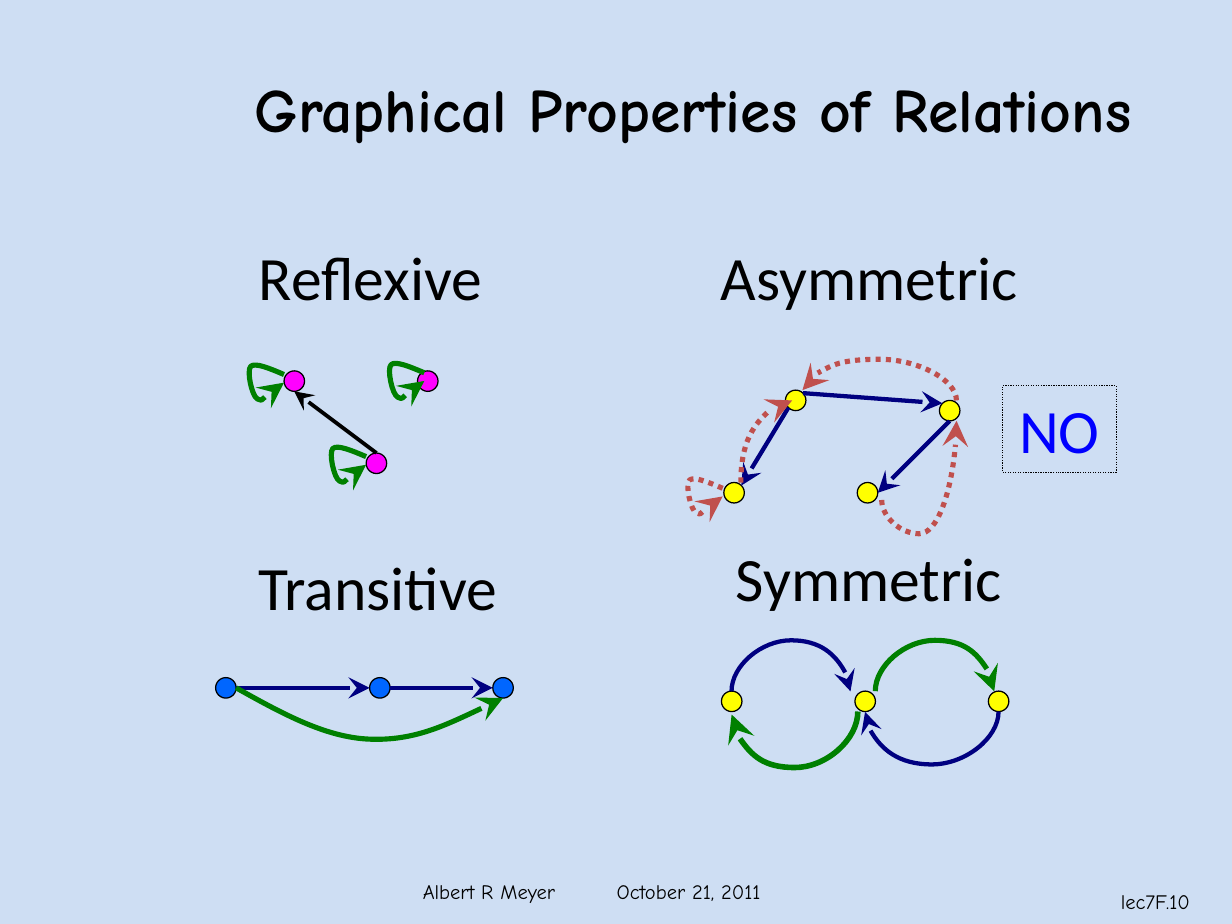
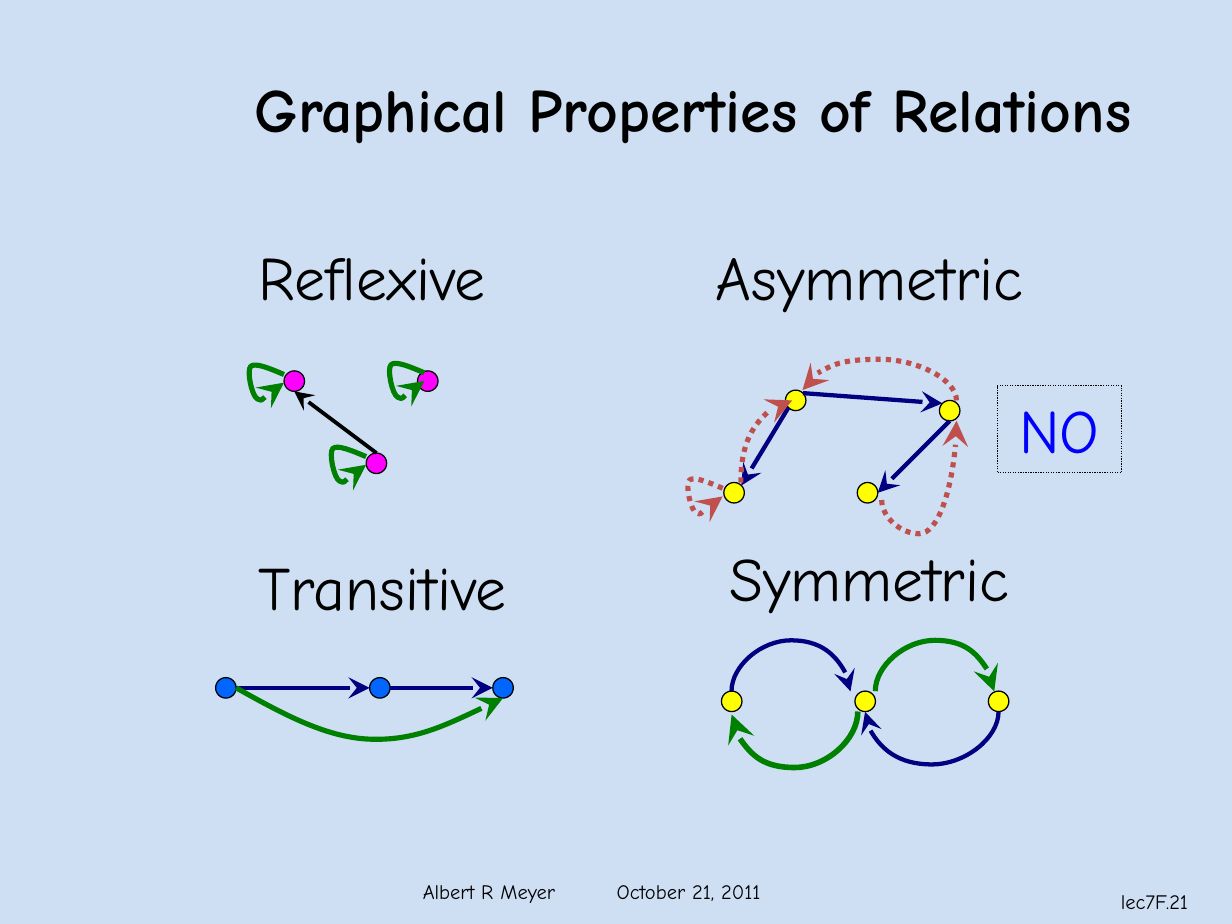
Before and after one commit to armeyer/mcs_web, a slide deck: slide 21 of fall11/slidesF11/slides7f.pptx (slide 10 before the commit). Drawn at 1232x924 pixels with LibreOffice and Linux fonts; fonts in the diff are those of the drawing; background and template pictures are left out. Boxes give left, top, right and bottom in pixels: in the first picture for what was removed or moved away, otherwise in the second. Text is boxed around its words. In the diff, an @@ line names an element or a change of style, - is before the commit and + after.

```diff
--- a/fall11/slidesF11/slides7f.pptx
+++ b/fall11/slidesF11/slides7f.pptx
@@ rectangle "NO": place and size @@
-rectangle "NO" at [1003,386,1116,472]
+rectangle "NO" at [998,386,1122,473]
@@ text "Symmetric": place and size @@
-text "Symmetric" at [736,558,1002,611]
+text "Symmetric" at [729,559,1009,614]
@@ font Calibri to Comic Neue in 5 elements at [998,386,1122,473], [716,258,1023,313], [729,559,1009,614], [259,258,486,301], [259,568,507,611] @@
@@ page number at [1121,895,1188,909]: text changed @@
-lec7F.10
+lec7F.21
```
Also in this commit, not shown: 11 other slides changed, 7 slides added, 10 slides removed.
